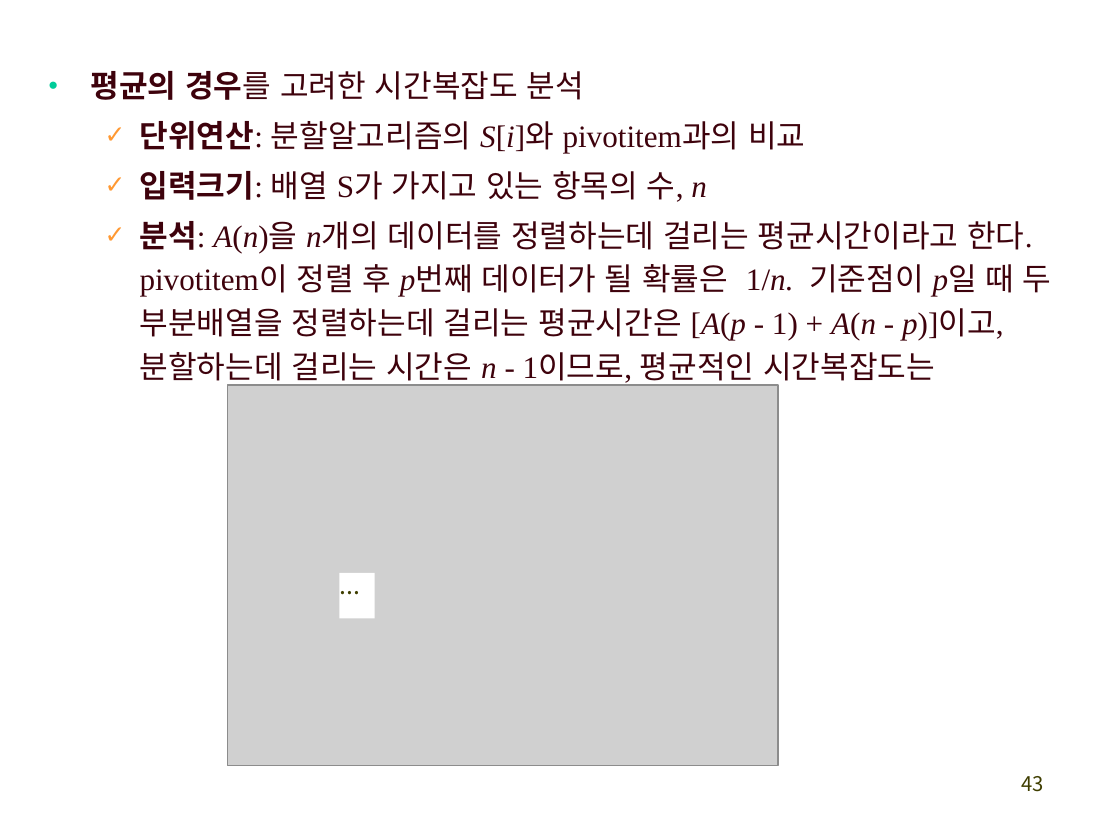
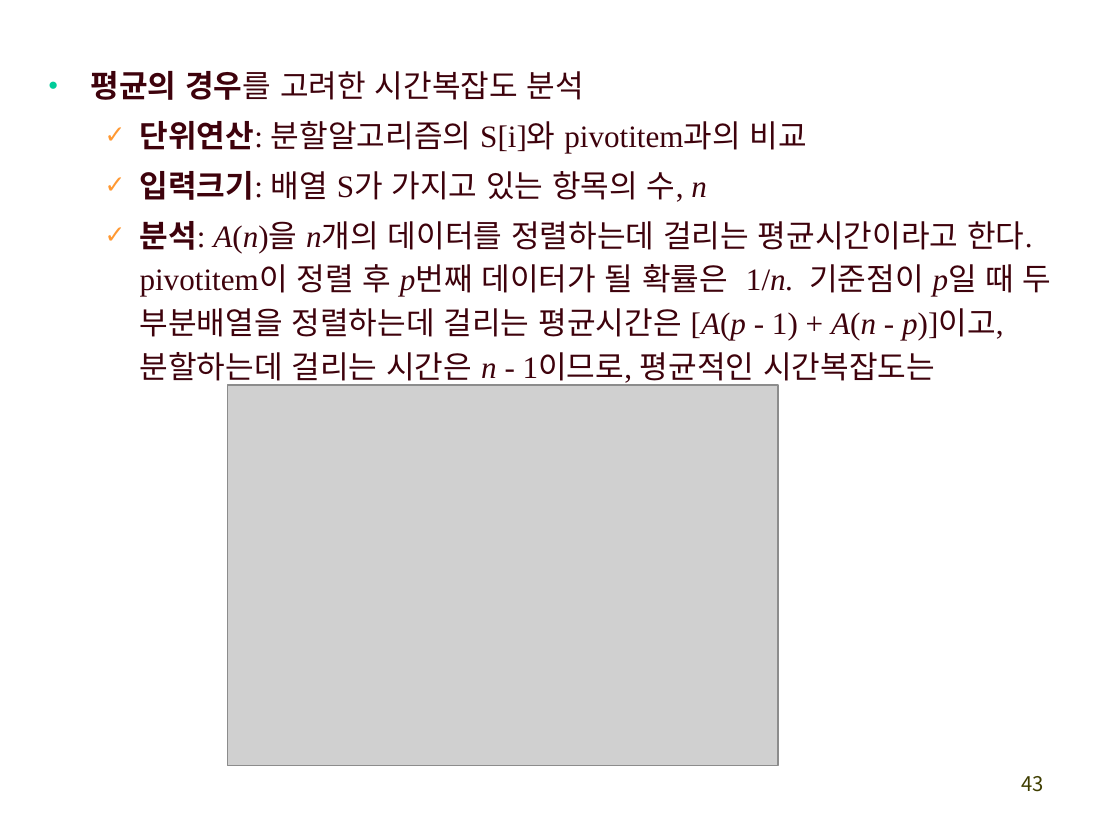
Before and after one commit to exopas95/Algorithms, a slide deck: slide 43 of Lecture Note/ch2_divide_conquer.pptx. Drawn at 1120x840 pixels with LibreOffice and Linux fonts; fonts in the diff are those of the drawing; grey boxes stand for pictures. Boxes give left, top, right and bottom in pixels: in the first picture for what was removed or moved away, otherwise in the second. Text is boxed around its words. In the diff, an @@ line names an element or a change of style, - is before the commit and + after.

```diff
--- a/Lecture Note/ch2_divide_conquer.pptx
+++ b/Lecture Note/ch2_divide_conquer.pptx
@@ text at [140,121,807,153]: italic off in "S[i]와" @@
@@ rectangle removed at [339,572,374,618] @@
-...
```
Also in this commit, not shown: 18 other slides changed.
